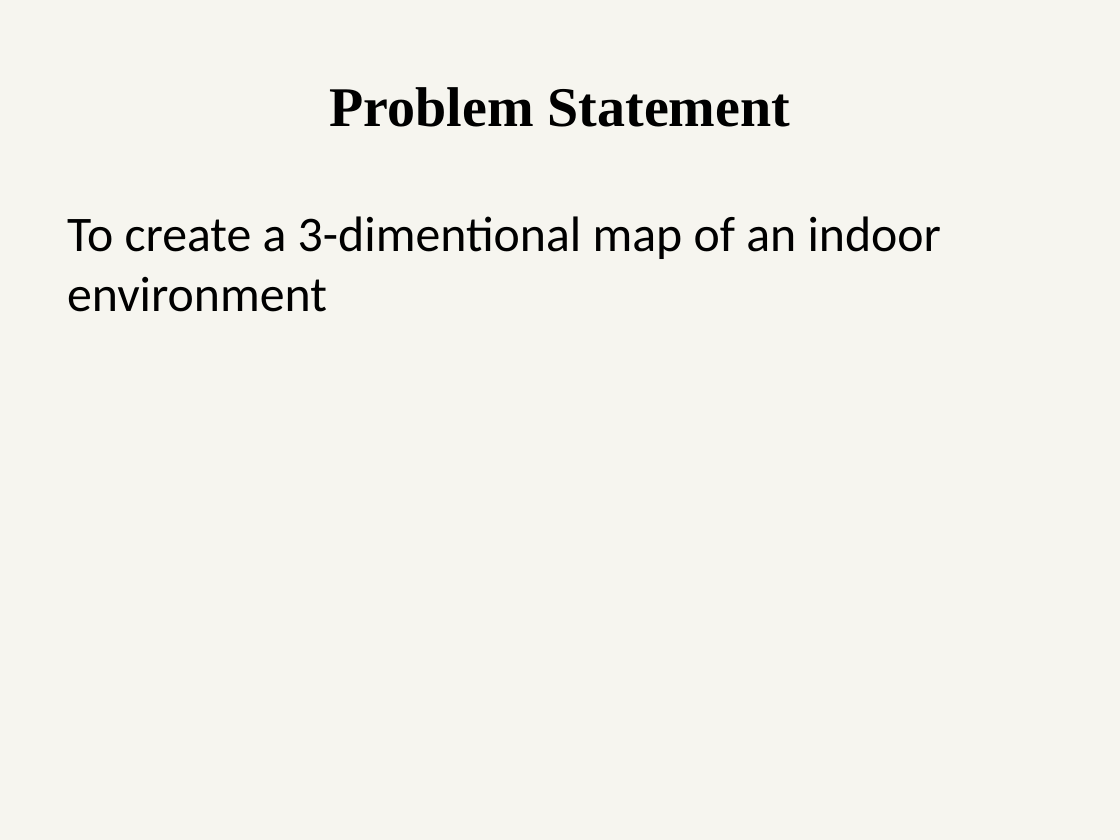
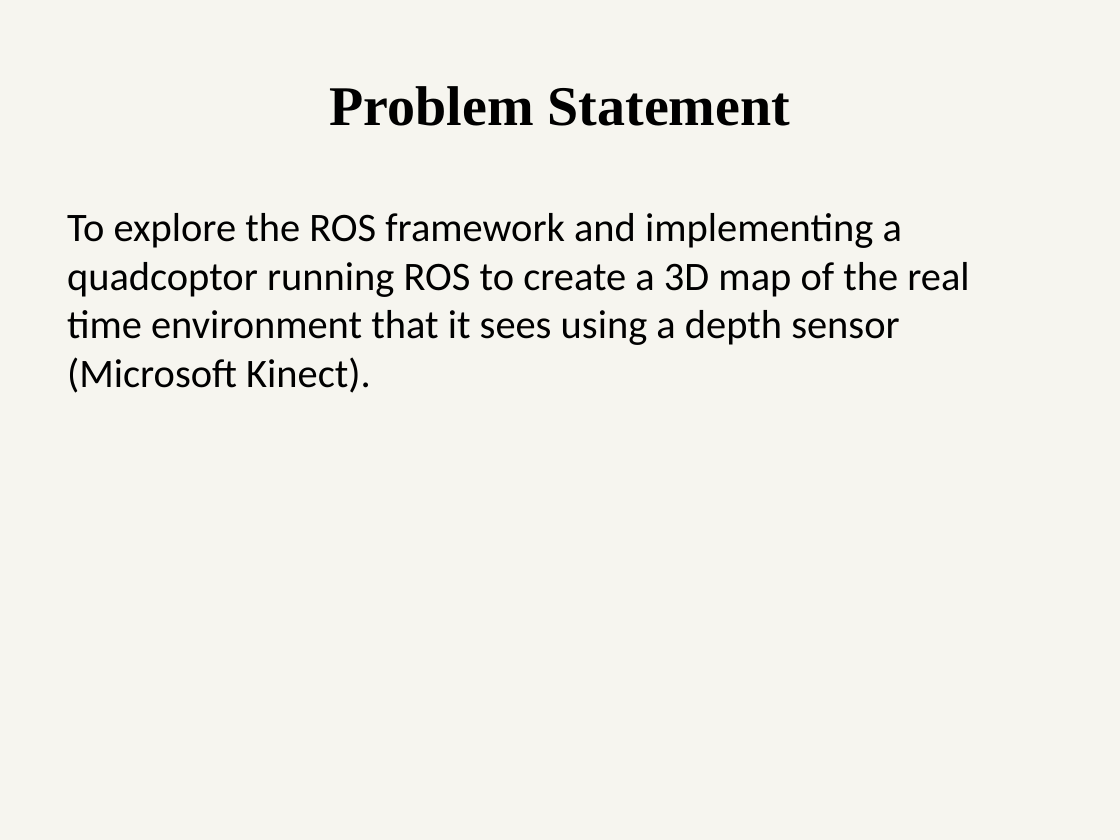
Before and after one commit to ETRX-Batch-2019/Robot-Development-using-ROS, a slide deck: slide 3 of Presentation/4-Aug/Robot-dev-using-ROS.pptx. Drawn at 1120x840 pixels with LibreOffice and Linux fonts; fonts in the diff are those of the drawing. Boxes give left, top, right and bottom in pixels: in the first picture for what was removed or moved away, otherwise in the second. Text is boxed around its words. In the diff, an @@ line names an element or a change of style, - is before the commit and + after.

```diff
--- a/Presentation/4-Aug/Robot-dev-using-ROS.pptx
+++ b/Presentation/4-Aug/Robot-dev-using-ROS.pptx
@@ background #EEECE1 at 50% opacity to #EEECE1 at 51% opacity @@
@@ text at [67,213,969,393]: text changed; size 32 to 26 pt @@
-To create a 3-dimentional map of an indoor environment
+To explore the ROS framework and implementing a quadcoptor running ROS to create a 3D map of the real time environment that it sees using a depth sensor (Microsoft Kinect).
```
Also in this commit, not shown: 10 other slides changed, 1 slide added, 2 slides removed.
